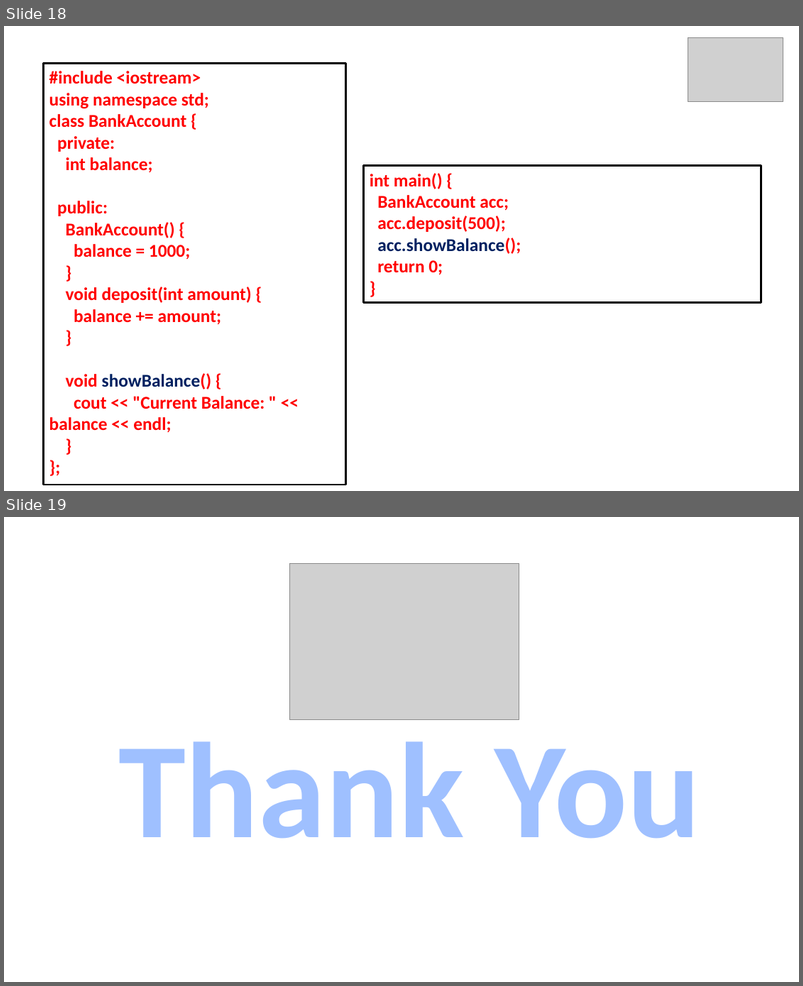
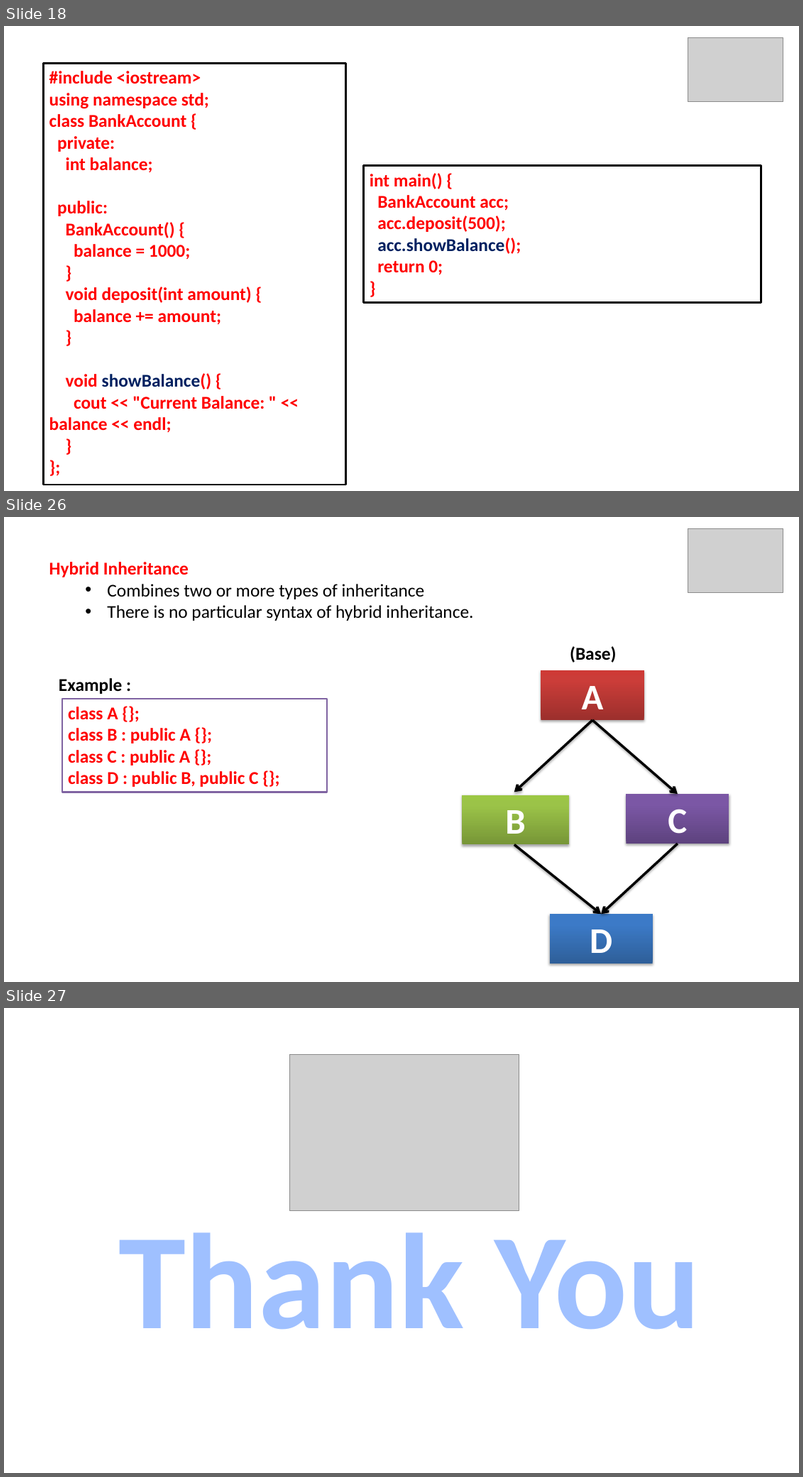
Before and after one commit to ParthasarathiSwain/C-plus-plus-Tutorial, a slide deck: Day 19/OOP.pptx. Shown one above the other, each under a label of ours: slides 18 and 19 before the commit, slides 18, 26 and 27 after it; the slides between them are not shown. The pictures are 803x986 and 803x1477 pixels, drawn with LibreOffice and Linux fonts; fonts in the diff are those of the drawing; grey boxes stand for pictures. Boxes give left, top, right and bottom in pixels: in the first picture for what was removed or moved away, otherwise in the second. Text is boxed around its words. In the diff, an @@ line names an element or a change of style, - is before the commit and + after.

```diff
--- a/Day 19/OOP.pptx
+++ b/Day 19/OOP.pptx
@@ slide 26 added at [4,517,799,982], background #FFFFFF @@
@@ picture added at [688,529,784,592] @@
@@ text added at [49,562,473,621], 22 pt, text #000000 @@
+Hybrid Inheritance
+  • Combines two or more types of inheritance
+  • There is no particular syntax of hybrid inheritance.
@@ text added at [570,646,616,663], 22 pt, text #000000, bold @@
+(Base)
@@ text added at [59,678,122,694], 22 pt, text #000000, bold @@
+Example :
@@ rectangle added at [541,670,644,720], fill gradient #9C2F2D to #CB3E3A to #CE3B37, 44 pt, text #FFFFFF, bold @@
+A
@@ rectangle added at [62,699,327,792], fill #FFFFFF, outline #8064A2 2 pt, 22 pt, text #FF0000, bold @@
+class A {};
+class B : public A {};
+class C : public A {};
+class D : public B, public C {};
@@ arrow added from (593, 720) to (514, 792), #000000 3 pt @@
@@ arrow added from (593, 720) to (678, 794), #000000 3 pt @@
@@ rectangle added at [462,795,569,844], fill gradient #779737 to #9BC348 to #9DC746, 44 pt, text #FFFFFF, bold @@
+B
@@ rectangle added at [626,794,729,844], fill gradient #5F4480 to #7B58A6 to #7C57A8, 44 pt, text #FFFFFF, bold @@
+C
@@ arrow added from (514, 844) to (601, 914), #000000 3 pt @@
@@ arrow added from (678, 844) to (601, 914), #000000 3 pt @@
@@ rectangle added at [549,914,652,964], fill gradient #2F5F99 to #3D7CC7 to #3A7CCB, 44 pt, text #FFFFFF, bold @@
+D
@@ what was slide 19 is now slide 27 @@
```
Also in this commit, not shown: 1 slide changed, 7 other slides added, 13 other files.
